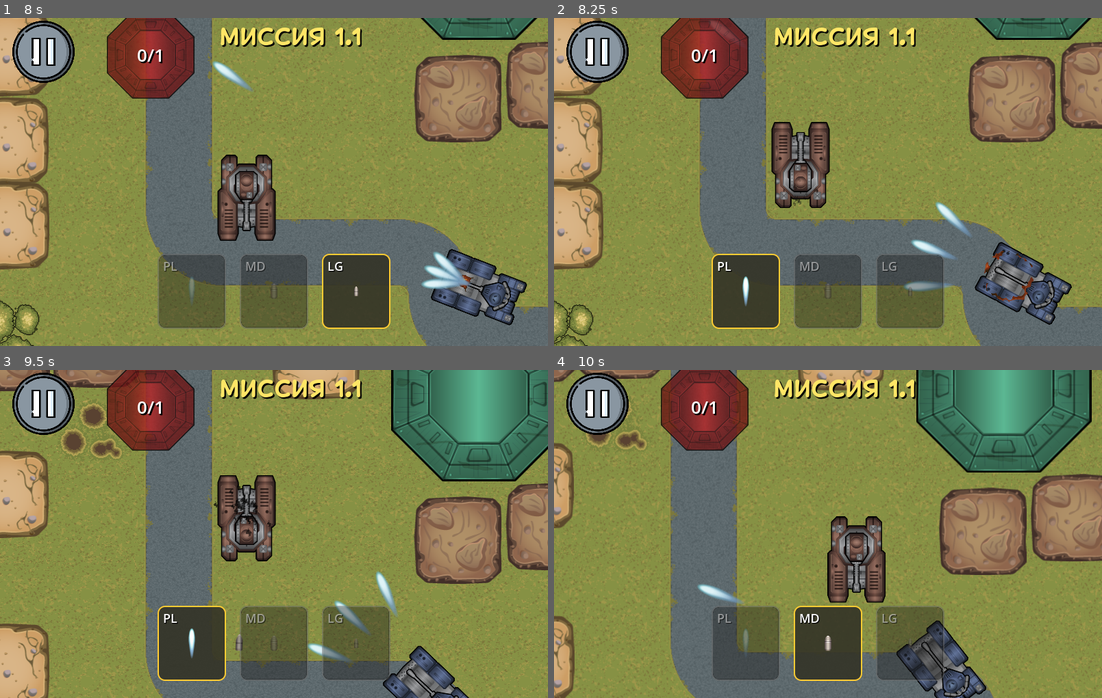
Above: before the commit, frames 1-4 (two rows, left to right).
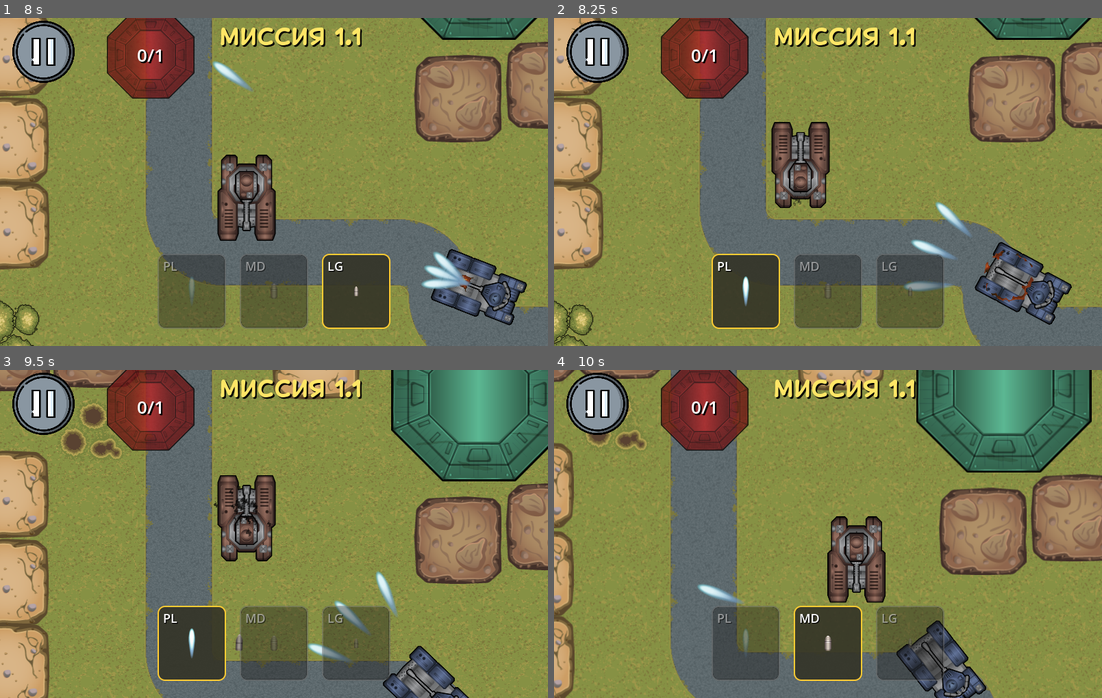
Above: after the commit, the same moments.

Repository: top-it-090304/Selyavi
Game: Godot game, scene res://scenes/MenuScenes/Menu.tscn
Two runs of this game, one before a commit and one after it. Both use one fixed random seed, a clock stepped at 60 frames per second and the inputs below.
Inputs (mouse positions are in pixels of both pictures, inside the frame that each line leads up to):
- Up to frame 1 (8 s): click "Миссии" at 0.5 s; click "1.1" at 1.25 s; tap Enter at 2, 4.25, 6.5 s; move the mouse to (394, 165) at 2.02 s; hold D (move_right) 2.03-2.75 s; tap 1 (light_bullet) at 2.1, 6.6 s; click (394, 165) at 2.17 s; drag from (164, 198) to (411, 57) at 2.77 s; tap Space at 3.5, 5 s; move the mouse to (328, 109) at 3.52 s; hold D (move_right) 3.53-4.25 s; tap 3 (plasma) at 3.6 s; drag from (246, 247) to (109, 132) at 4.27 s; move the mouse to (438, 231) at 5.02 s; hold A (move_left) 5.03-5.75 s; tap 2 (medium_bullet) at 5.1 s; drag from (109, 132) to (460, 57) at 5.77 s; move the mouse to (301, 182) at 6.52 s; hold S (move_down) 6.53-7.25 s; click (301, 182) at 6.67 s; drag from (191, 100) to (164, 198) at 7.27 s
- Up to frame 2 (8.25 s): move the mouse to (948, 165) at 8.02 s; hold W (move_up) from 8.03 s (still down); tap 3 (plasma) at 8.1 s
- Up to frame 3 (9.5 s): release W (move_up) at 8.75 s; drag from (164, 550) to (246, 599) at 8.77 s
- Up to frame 4 (10 s): move the mouse to (882, 461) at 9.52 s; hold S (move_down) from 9.53 s (still down); tap 2 (medium_bullet) at 9.6 s

Frame 1 is identical in both runs. In frame 2, less than 0.1% of the frame differs, in the area x 28-33%, y 1-6%; in frame 3, 2.1%, in the area x 0-9%, y 51-78%; in frame 4, 0.8%.

Commit message:
distance of bullet and first boss

Diff:
--- /dev/null
+++ b/scenes/Tank/Boss.tscn
@@ -0,0 +1,95 @@
+[gd_scene load_steps=15 format=3 uid="uid://bnndy2jvcxdmq"]
+
+[ext_resource type="Script" path="res://scripts/Tank/Boss.gd" id="1"]
+[ext_resource type="Texture2D" uid="uid://dhn7jrx5ylpaq" path="res://assets/future_tanks/PNG/Weapon_Color_D/Gun_03.png" id="2"]
+[ext_resource type="Texture2D" uid="uid://ich10xfcjdqx" path="res://assets/future_tanks/PNG/Hulls_Color_D/Hull_01.png" id="3"]
+[ext_resource type="Texture2D" uid="uid://ckbpx037n4exd" path="res://assets/future_tanks/PNG/Effects/Explosion_C.png" id="4"]
+[ext_resource type="Texture2D" uid="uid://cxcea5x72q078" path="res://assets/future_tanks/PNG/Effects/Explosion_B.png" id="5"]
+[ext_resource type="Texture2D" uid="uid://bajuary7lod6k" path="res://assets/future_tanks/PNG/Effects/Explosion_H.png" id="6"]
+[ext_resource type="Texture2D" uid="uid://bybep7qcjpc0d" path="res://assets/future_tanks/PNG/Effects/Explosion_G.png" id="7"]
+[ext_resource type="Texture2D" uid="uid://crvkhkltili1j" path="res://assets/future_tanks/PNG/Effects/Explosion_D.png" id="8"]
+[ext_resource type="Texture2D" uid="uid://cylnqnkimkyi8" path="res://assets/future_tanks/PNG/Effects/Explosion_E.png" id="9"]
+[ext_resource type="Texture2D" uid="uid://baagelqvgpq0e" path="res://assets/future_tanks/PNG/Effects/Explosion_F.png" id="10"]
+[ext_resource type="AudioStream" uid="uid://dwnx2lsl0j4q8" path="res://assets/sounds/tracks_rattle_slow_01.mp3" id="11"]
+
+[sub_resource type="CircleShape2D" id="1"]
+radius = 800.0
+
+[sub_resource type="CapsuleShape2D" id="2"]
+radius = 50.0
+height = 130.0
+
+[sub_resource type="SpriteFrames" id="3"]
+animations = [{
+"frames": [{
+"duration": 1.0,
+"texture": null
+}, {
+"duration": 1.0,
+"texture": ExtResource("5")
+}, {
+"duration": 1.0,
+"texture": ExtResource("4")
+}, {
+"duration": 1.0,
+"texture": ExtResource("8")
+}, {
+"duration": 1.0,
+"texture": ExtResource("9")
+}, {
+"duration": 1.0,
+"texture": ExtResource("10")
+}, {
+"duration": 1.0,
+"texture": ExtResource("7")
+}, {
+"duration": 1.0,
+"texture": ExtResource("6")
+}, {
+"duration": 1.0,
+"texture": null
+}],
+"loop": false,
+"name": &"Fire",
+"speed": 25.0
+}]
+
+[node name="Boss" type="CharacterBody2D"]
+script = ExtResource("1")
+_type_enemy = 5
+
+[node name="DetectionArea" type="Area2D" parent="."]
+
+[node name="CollisionShape2D" type="CollisionShape2D" parent="DetectionArea"]
+shape = SubResource("1")
+
+[node name="CollisionShape2D" type="CollisionShape2D" parent="."]
+shape = SubResource("2")
+
+[node name="BodyTank" type="Sprite2D" parent="."]
+scale = Vector2(0.5, 0.5)
+texture = ExtResource("3")
+
+[node name="Gun" type="Sprite2D" parent="BodyTank"]
+position = Vector2(2, 42)
+texture = ExtResource("2")
+offset = Vector2(0, -42)
+
+[node name="BulletPosition" type="Marker2D" parent="BodyTank/Gun"]
+position = Vector2(0, -85)
+
+[node name="NavigationAgent2D" type="NavigationAgent2D" parent="."]
+target_desired_distance = 22.23
+path_max_distance = 13.0
+
+[node name="RayCast2D" type="RayCast2D" parent="."]
+target_position = Vector2(0, 200)
+
+[node name="ShotAnimation" type="AnimatedSprite2D" parent="."]
+scale = Vector2(0.3, 0.3)
+sprite_frames = SubResource("3")
+animation = &"Fire"
+
+[node name="MovingSound" type="AudioStreamPlayer" parent="."]
+stream = ExtResource("11")
+volume_db = -20.0
--- a/scripts/Base.gd
+++ b/scripts/Base.gd
@@ -164,6 +164,11 @@
 	var spawn_pos = _get_safe_spawn_pos()
 	if spawn_pos != Vector2.ZERO:
 		var enemy = _enemy_scene.instantiate()
+
+		# Гарантируем, что база не создаст босса, если в сцене по умолчанию стоит BOSS
+		if enemy.get("type_enemy") == 5: # TypeEnemy.BOSS = 5
+			enemy.set("type_enemy", randi() % 3) # Сбрасываем на Light/Medium/Heavy
+
 		enemy.global_position = spawn_pos
 		get_parent().add_child(enemy)
 
--- /dev/null
+++ b/scripts/Tank/Boss.gd
@@ -0,0 +1,30 @@
+extends Enemy
+
+var _spawn_timer: Timer
+var _enemy_scene: PackedScene
+
+func _ready():
+	_type_enemy = TypeEnemy.BOSS
+	super._ready()
+
+	_enemy_scene = load("res://scenes/Tank/Enemy.tscn")
+
+	_spawn_timer = Timer.new()
+	_spawn_timer.wait_time = 7.0
+	_spawn_timer.autostart = true
+	_spawn_timer.timeout.connect(_spawn_minion)
+	add_child(_spawn_timer)
+
+func _spawn_minion():
+	if not is_instance_valid(_player): return
+
+	var minion = _enemy_scene.instantiate()
+	# Спавним чуть в стороне от босса
+	var offset = Vector2(randf_range(-100, 100), randf_range(-100, 100))
+	minion.global_position = global_position + offset
+
+	get_parent().add_child(minion)
+
+	# Миньон сразу знает про отсутствие базы и преследует игрока
+	if minion.has_method("_find_targets"):
+		minion._find_targets()
--- a/scripts/Tank/Bullet.gd
+++ b/scripts/Tank/Bullet.gd
@@ -8,6 +8,8 @@
 var _bullet_sprite: Sprite2D
 var _damage: int = 0
 var _is_player: bool = false
+var _traveled_distance: float = 0.0
+var _max_range: float = 1000.0
 
 const PLASMA: int = 0
 const MEDIUM: int = 1
@@ -34,7 +36,12 @@
 		_visibility_bullet.screen_exited.connect(_on_screen_exited)
 
 func _move():
-	position += _velocity * _bullet_speed
+	var move_step = _velocity * _bullet_speed
+	position += move_step
+	_traveled_distance += move_step.length()
+
+	if _traveled_distance >= _max_range:
+		_destroy()
 
 func _fade_sound():
 	# Создаем Tween только когда он нужен
@@ -90,14 +97,17 @@
 			_bullet_sprite.texture = load("res://assets/future_tanks/PNG/Effects/Plasma.png")
 			_bullet_speed = 7
 			_damage = 25
+			_max_range = 600.0
 		MEDIUM:
 			_bullet_sprite.texture = load("res://assets/future_tanks/PNG/Effects/Medium_Shell.png")
 			_bullet_speed = 4
 			_damage = 40
+			_max_range = 400.0
 		LIGHT:
 			_bullet_sprite.texture = load("res://assets/future_tanks/PNG/Effects/Light_Shell.png")
 			_bullet_speed = 6
 			_damage = 35
+			_max_range = 900.0
 
 	if AudioManager != null:
 		AudioManager.play_bullet_sound(_type_bullet, global_position)
@@ -107,12 +117,15 @@
 		PLASMA:
 			_bullet_sprite.texture = load("res://assets/future_tanks/PNG/Effects/Plasma.png")
 			_bullet_speed = 7
+			_max_range = 600.0
 		MEDIUM:
 			_bullet_sprite.texture = load("res://assets/future_tanks/PNG/Effects/Medium_Shell.png")
 			_bullet_speed = 4
+			_max_range = 400.0
 		LIGHT:
 			_bullet_sprite.texture = load("res://assets/future_tanks/PNG/Effects/Light_Shell.png")
 			_bullet_speed = 6
+			_max_range = 900.0
 
 	if AudioManager != null:
 		AudioManager.play_bullet_sound(_type_bullet, global_position)
--- a/scripts/Tank/Enemy.gd
+++ b/scripts/Tank/Enemy.gd
@@ -4,7 +4,7 @@
 signal enemy_died(type: int)
 
 enum State { PATROL, CHASE }
-enum TypeEnemy { LIGHT, MEDIUM, HEAVY, STATIONARY, TRIPLE, NONE }
+enum TypeEnemy { LIGHT, MEDIUM, HEAVY, STATIONARY, TRIPLE, BOSS, NONE }
 
 # Ссылка на базу, которая создала этого врага
 var creator_base: Node = null
@@ -71,10 +71,13 @@
 	_shoot_timer.wait_time = _fire_rate
 
 func _physics_process(delta):
-	# Если цели потеряны (например, после перезагрузки), пробуем найти их снова
-	if not is_instance_valid(_player) or not is_instance_valid(_base):
+	# Если цели потеряны, пробуем найти их снова
+	if not is_instance_valid(_player) or (not is_instance_valid(_base) and _base != null):
 		_find_targets()
-		if not is_instance_valid(_base): return # Если базы всё ещё нет, стоим
+
+	# Если нет ни игрока, ни базы — стоим
+	var target = _get_current_target()
+	if not is_instance_valid(target): return
 
 	_update_target()
 	_aim_gun(delta)
@@ -93,15 +96,20 @@
 
 	# Ищем базу игрока (type_base == 0)
 	var bases = get_tree().get_nodes_in_group("bases")
+	_base = null
 	for b in bases:
 		if b.get("type_base") == 0:
 			_base = b
 			break
 
+	# Если базы нет (уровень с боссом), переходим в состояние преследования
+	if _base == null:
+		_current_state = State.CHASE
+
 func _update_target():
 	if _nav2d == null or _type_enemy == TypeEnemy.STATIONARY: return
 
-	if _current_state == State.CHASE and is_instance_valid(_player):
+	if is_instance_valid(_player) and (_current_state == State.CHASE or _base == null):
 		_nav2d.target_position = _player.global_position
 	elif is_instance_valid(_base):
 		_nav2d.target_position = _base.global_position
@@ -161,7 +169,9 @@
 	return false
 
 func _get_current_target():
-	return _player if (_current_state == State.CHASE and is_instance_valid(_player)) else _base
+	if is_instance_valid(_player) and (_current_state == State.CHASE or _base == null):
+		return _player
+	return _base
 
 func _check_and_fire():
 	var target = _get_current_target()
@@ -248,6 +258,12 @@
 			hull_path = "res://assets/future_tanks/PNG/Hulls_Color_D/Hull_05.png"
 			gun_path = "res://assets/future_tanks/PNG/Weapon_Color_D/Gun_04.png"
 			gun_offset = 35.0
+		TypeEnemy.BOSS:
+			_hp = 1000; _damage = 40; _fire_rate = 0.8; _spread = 0.1
+			hull_path = "res://assets/future_tanks/PNG/Hulls_Color_D/Hull_03.png"
+			gun_path = "res://assets/future_tanks/PNG/Weapon_Color_D/Gun_08.png"
+			gun_offset = 40.0
+			scale = Vector2(1.5, 1.5)
 
 	_max_hp = _hp
 	_shoot_timer.wait_time = _fire_rate
